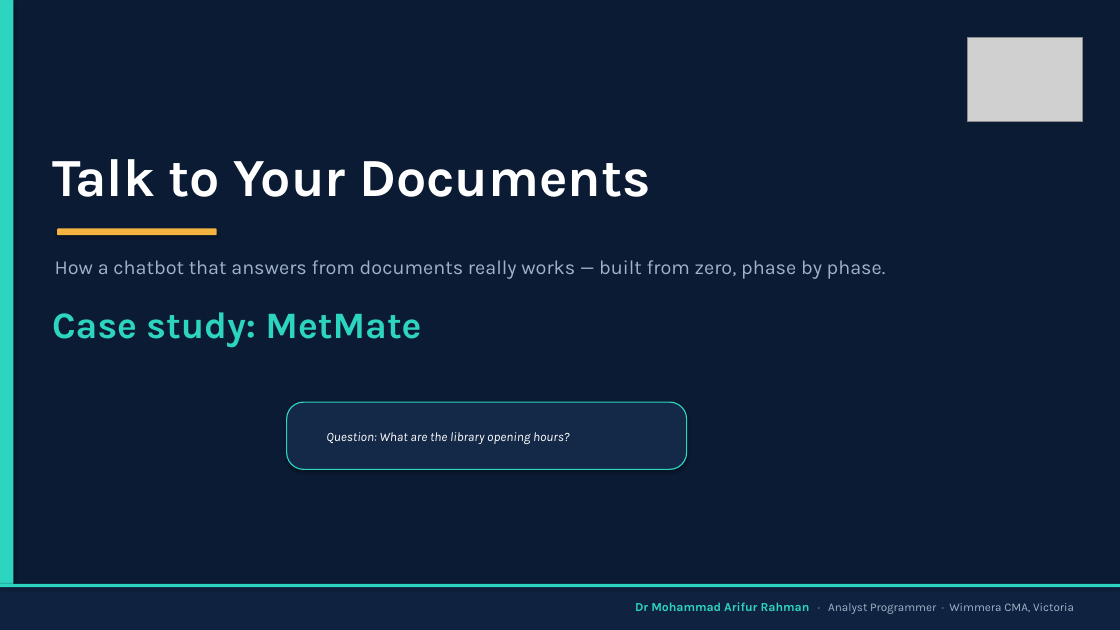
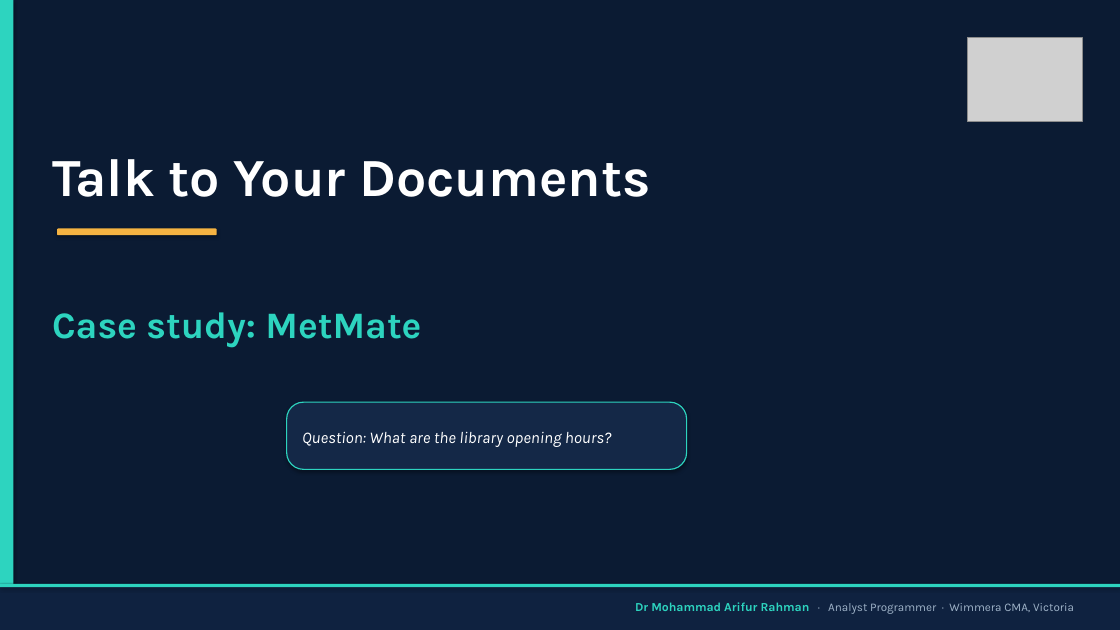
Before and after one commit to arifwcma/induction, a slide deck: slide 1 of lecture/deck.pptx. Drawn at 1120x630 pixels with LibreOffice and Linux fonts; fonts in the diff are those of the drawing; grey boxes stand for pictures. Boxes give left, top, right and bottom in pixels: in the first picture for what was removed or moved away, otherwise in the second. Text is boxed around its words. In the diff, an @@ line names an element or a change of style, - is before the commit and + after.

Commit message:
done

```diff
--- a/lecture/deck.pptx
+++ b/lecture/deck.pptx
@@ text removed at (55, 260, 886, 279) @@
-How a chatbot that answers from documents really works — built from zero, phase by phase.
@@ text "Question: What are the library ...": place and size @@
-text "Question: What are the library ..." at (326, 432, 570, 444)
+text "Question: What are the library ..." at (302, 432, 612, 447)
@@ text "Question: What are the library ..." at (302, 432, 612, 447): size 11 to 14 pt @@
```
Also in this commit, not shown: 2 other slides changed, 2 slides removed.
